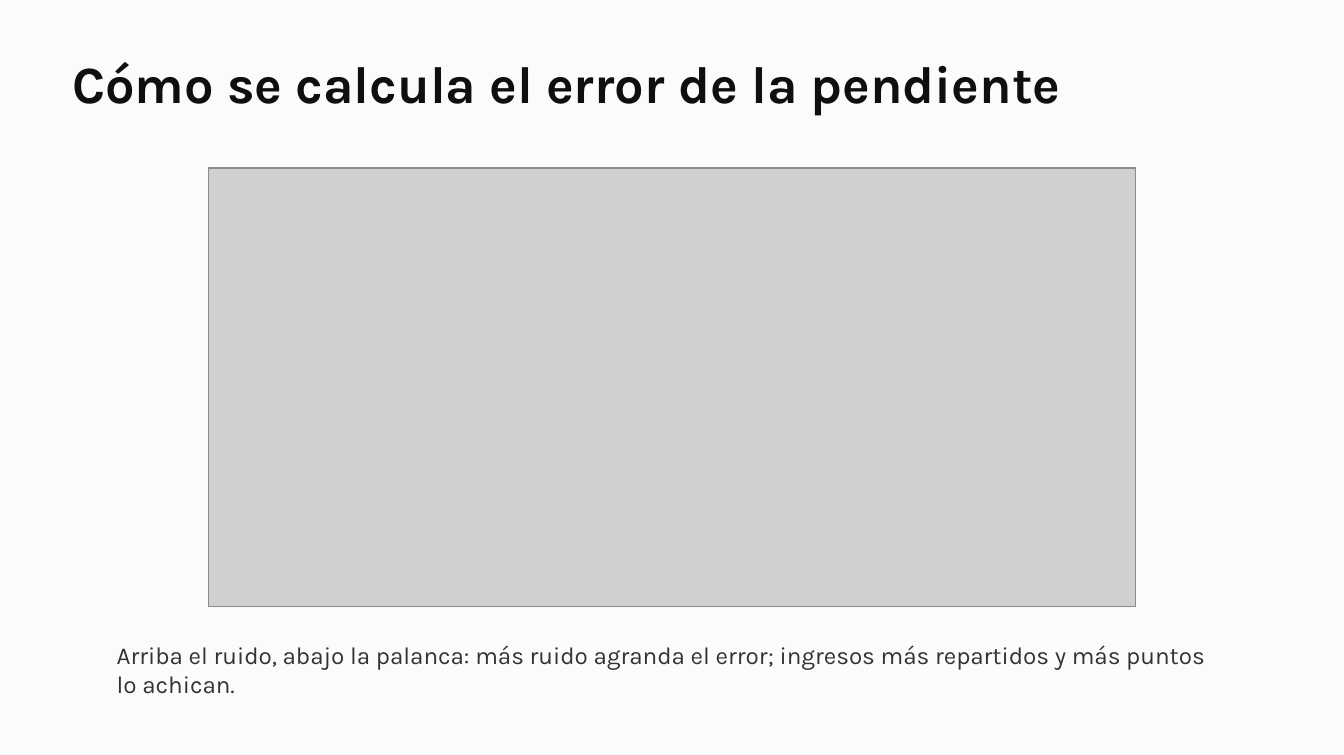
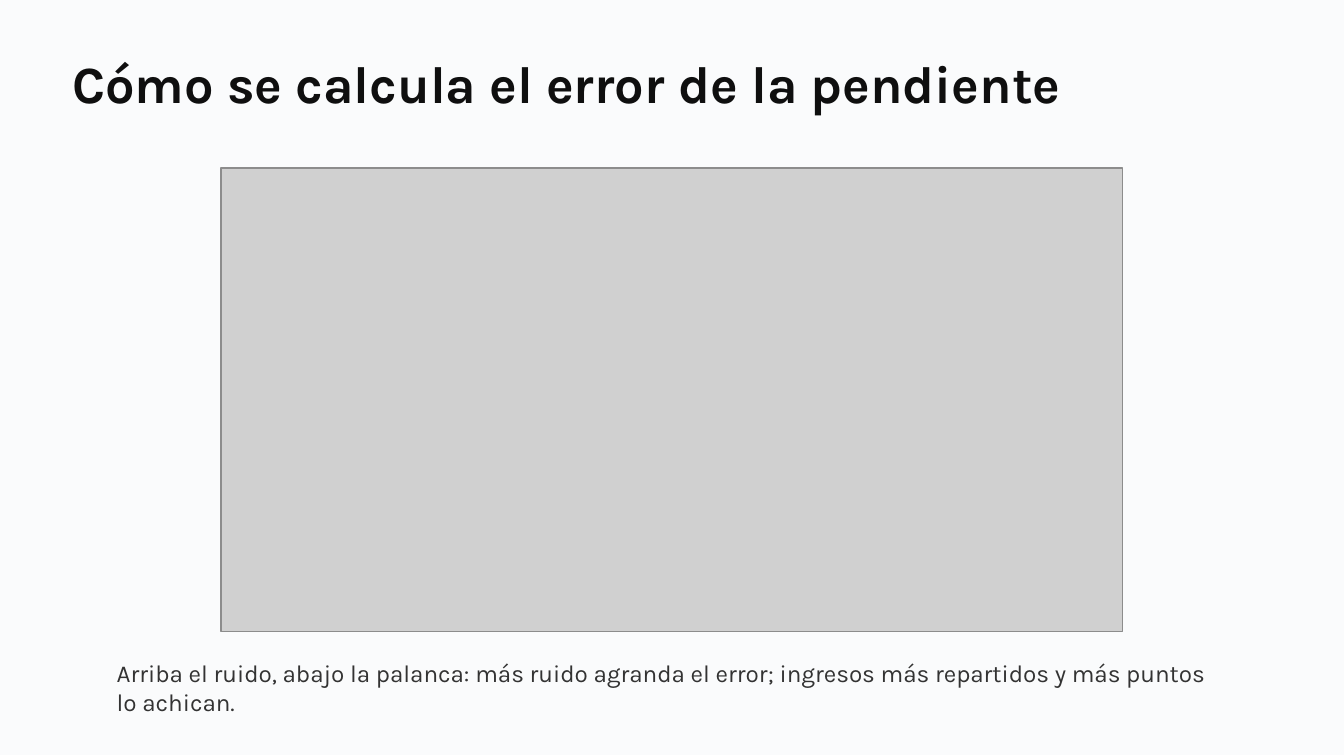
Before and after one commit to daniopitz/cienciadatos, a slide deck: slide 27 of presentaciones/clase04_regresion.pptx. Drawn at 1344x755 pixels with LibreOffice and Linux fonts; fonts in the diff are those of the drawing; grey boxes stand for pictures. Boxes give left, top, right and bottom in pixels: in the first picture for what was removed or moved away, otherwise in the second. Text is boxed around its words. In the diff, an @@ line names an element or a change of style, - is before the commit and + after.

```diff
--- a/presentaciones/clase04_regresion.pptx
+++ b/presentaciones/clase04_regresion.pptx
@@ picture: place and size @@
-picture at (208, 168, 1136, 607)
+picture at (222, 168, 1124, 632)
@@ text "Arriba el ruido, abajo la ...": place and size @@
-text "Arriba el ruido, abajo la ..." at (117, 645, 1205, 694)
+text "Arriba el ruido, abajo la ..." at (117, 663, 1205, 712)
```
Also in this commit, not shown: 1 other file.
